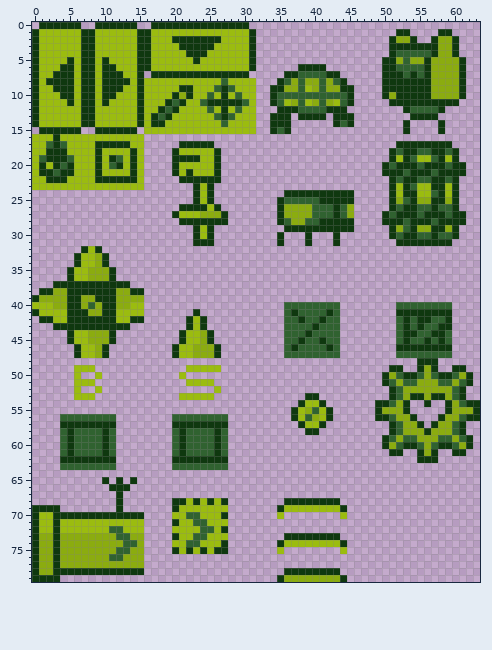
Sprite sheet, stored at project/assets/sprites/editor/buttons.png. The picture above is the old version.
The file is 64x80 pixels.
The result:
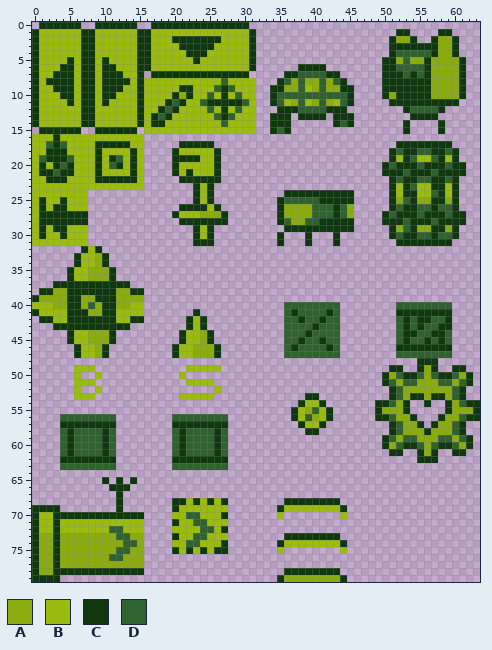
Palette (. is transparent): A #8bac0f  B #9bbc0f  C #0f380f  D #306230
The edit:
@@ x 0..9 @@
 23 BBBBBBBBBB
-24 ..........
-25 ..........
-26 ..........
-27 ..........
-28 ..........
-29 ..........
-30 ..........
-31 ..........
+24 BBBBBBBB..
+25 BCBBCBBB..
+26 BCBCCBBB..
+27 BCCCCCCC..
+28 BCCCCCCC..
+29 BCBCCBBB..
+30 BCBBCBBB..
+31 BBBBBBBB..
 32 .......CBC
Changed places in both pictures, as pixel boxes (x1, y1, x2, y2):
added: (32, 190, 88, 246)
